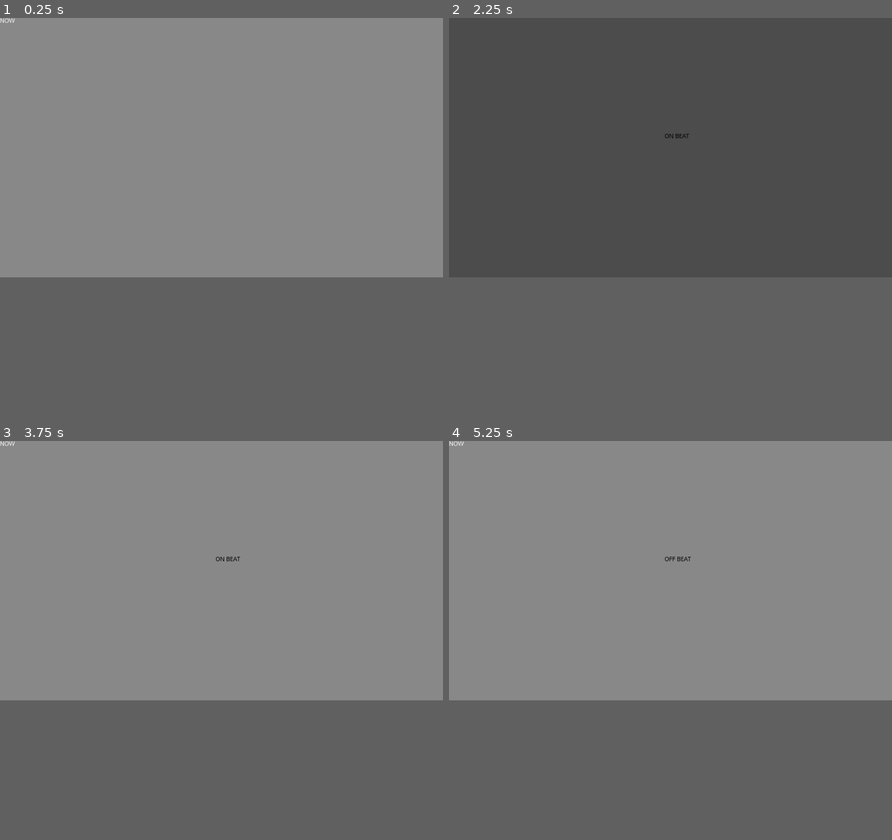
Above: before the commit, frames 1-4 (two rows, left to right).
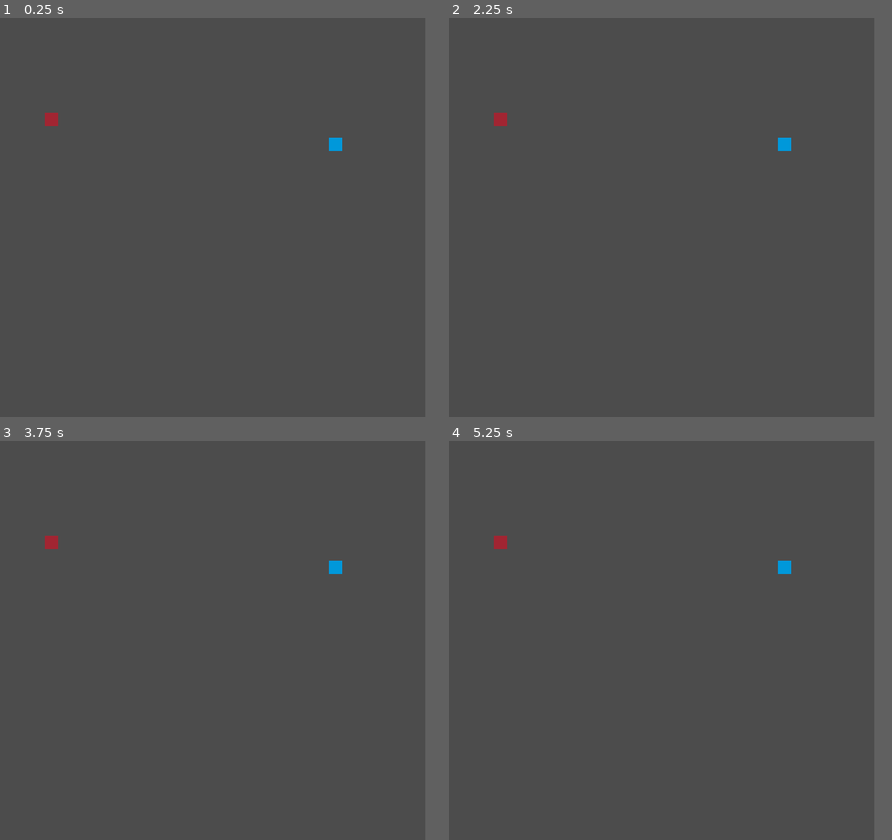
Above: after the commit, the same moments.

Repository: Petunia-Games/retrograde-jam-3
Game: Godot game, scene res://Prototype/Battle/Battle.tscn
Two runs of this game, one before a commit and one after it. Both use one fixed random seed, a clock stepped at 60 frames per second and the inputs below.
Inputs:
- Up to frame 1 (0.25 s): no input
- Up to frame 2 (2.25 s): tap Enter at 0.5 s; tap Space (confirm) at 0.6, 1.25, 1.35, 2, 2.1 s
- Up to frame 3 (3.75 s): tap Space (confirm) at 2.85, 3.6 s
- Up to frame 4 (5.25 s): tap Space (confirm) at 4.35, 5, 5.1 s
In our replay, the window is 800x468 before the commit and 768x720 after it. These sizes can differ from the game's own. Grey fills any space a smaller window leaves; there, only what the larger window draws over its background counts as a difference.

The runs differ from the first frame. In frame 1, 62% of the frame differs, in the area x 0-96%, y 0-65%; in frame 2, 0.2%; in frame 3, 62%; in frame 4, 62%.

Commit message:
Added basic Battle UI

Diff:
--- /dev/null
+++ b/Game.gd
@@ -0,0 +1,10 @@
+extends Node
+
+func _ready() -> void:
+	new_game()
+
+
+func new_game() -> void:
+	# Set values to their defaults
+	# Start intro
+	pass
--- /dev/null
+++ b/Game.tscn
@@ -0,0 +1,6 @@
+[gd_scene load_steps=2 format=2]
+
+[ext_resource path="res://Game.gd" type="Script" id=1]
+
+[node name="Game" type="Node"]
+script = ExtResource( 1 )
--- /dev/null
+++ b/PlayerParty.gd
@@ -0,0 +1,11 @@
+extends Node
+
+var current_party: Array = []
+
+
+func add_to_party(value) -> void:
+	current_party.append(value)
+
+
+func remove_from_party(value) -> void:
+	current_party.remove(value)
--- a/Prototype/Battle/Battle.gd
+++ b/Prototype/Battle/Battle.gd
@@ -3,6 +3,9 @@
 onready var audio_player: AudioStreamPlayer = $AudioStreamPlayer
 onready var anim: AnimationPlayer = $AnimationPlayer
 onready var battle_timer: Timer = $BattleTimer
+
+var player_party: Array = []
+var enemy_party: Array = []
 
 var battle_queue: Array = []
 var decision_phase = false
@@ -22,21 +25,16 @@
 
 
 func _process(delta: float) -> void:
-	if is_on_beat():
-		$Label2.text = "NOW"
-		$ColorRect.visible = true
-	else:
-		$Label2.text = ""
-		$ColorRect.visible = false
 	get_input()
+
 
 func get_input() -> void:
 	if Input.is_action_just_pressed("confirm"):
 		if action_phase:
 			if is_on_beat():
-				$Label.text = "ON BEAT"
+				print("ON BEAT")
 			else:
-				$Label.text = "OFF BEAT"
+				print("OFF BEAT")
 
 
 func is_on_beat() -> bool:
@@ -58,3 +56,11 @@
 func _on_timer_timeout() -> void:
 	pass
 	#anim.play("FlashWhite")
+
+
+func set_player_party() -> void:
+	pass
+
+
+func set_enemy_party() -> void:
+	pass
--- a/Prototype/Battle/Battle.tscn
+++ b/Prototype/Battle/Battle.tscn
@@ -1,7 +1,9 @@
-[gd_scene load_steps=4 format=2]
+[gd_scene load_steps=6 format=2]
 
 [ext_resource path="res://Music/test_song_150.ogg" type="AudioStream" id=1]
 [ext_resource path="res://Prototype/Battle/Battle.gd" type="Script" id=2]
+[ext_resource path="res://Sprites/test_player.png" type="Texture" id=3]
+[ext_resource path="res://Sprites/test_enemy.png" type="Texture" id=4]
 
 [sub_resource type="Animation" id=1]
 resource_name = "FlashWhite"
@@ -38,13 +40,53 @@
 [node name="BattleTimer" type="Timer" parent="."]
 one_shot = true
 
-[node name="Label" type="Label" parent="."]
-margin_left = 498.0
-margin_top = 267.0
-margin_right = 538.0
-margin_bottom = 281.0
-custom_colors/font_color = Color( 0, 0, 0, 1 )
+[node name="BattleBackground" type="Sprite" parent="."]
 
-[node name="Label2" type="Label" parent="."]
+[node name="EnemyParty" type="VBoxContainer" parent="."]
+margin_left = 27.0
+margin_top = 57.0
+margin_right = 43.0
+margin_bottom = 158.0
+size_flags_horizontal = 3
+__meta__ = {
+"_edit_group_": true
+}
+
+[node name="EnemyMember" type="Control" parent="EnemyParty"]
+margin_right = 16.0
+margin_bottom = 101.0
+rect_min_size = Vector2( 16, 16 )
+size_flags_vertical = 3
+
+[node name="TextureRect" type="TextureRect" parent="EnemyParty/EnemyMember"]
 margin_right = 40.0
-margin_bottom = 14.0
+margin_bottom = 40.0
+texture = ExtResource( 4 )
+
+[node name="PlayerParty" type="VBoxContainer" parent="."]
+margin_left = 198.0
+margin_top = 72.0
+margin_right = 214.0
+margin_bottom = 191.0
+size_flags_horizontal = 3
+__meta__ = {
+"_edit_group_": true
+}
+
+[node name="PartyMember" type="Control" parent="PlayerParty"]
+margin_right = 16.0
+margin_bottom = 119.0
+rect_min_size = Vector2( 16, 16 )
+size_flags_vertical = 3
+
+[node name="Sprite" type="TextureRect" parent="PlayerParty/PartyMember"]
+margin_right = 64.0
+margin_bottom = 64.0
+texture = ExtResource( 3 )
+
+[node name="UI" type="Control" parent="."]
+anchor_right = 1.0
+anchor_bottom = 1.0
+
+[node name="Textbox" type="NinePatchRect" parent="UI"]
+anchor_right = 1.0
--- a/project.godot
+++ b/project.godot
@@ -13,6 +13,16 @@
 config/name="Retrograde Jam 3"
 run/main_scene="res://Prototype/Battle/Battle.tscn"
 config/icon="res://icon.png"
+
+[display]
+
+window/size/width=256
+window/size/height=240
+window/size/resizable=false
+window/size/test_width=1024
+window/size/test_height=768
+window/stretch/mode="2d"
+window/stretch/aspect="keep"
 
 [input]
 
Binary file added: Sprites/test_enemy.aseprite
Binary file added: Sprites/test_enemy.png
Not shown, added: Sprites/test_enemy.png.import
Binary file added: Sprites/test_player.aseprite
Binary file added: Sprites/test_player.png
Not shown, added: Sprites/test_player.png.import
